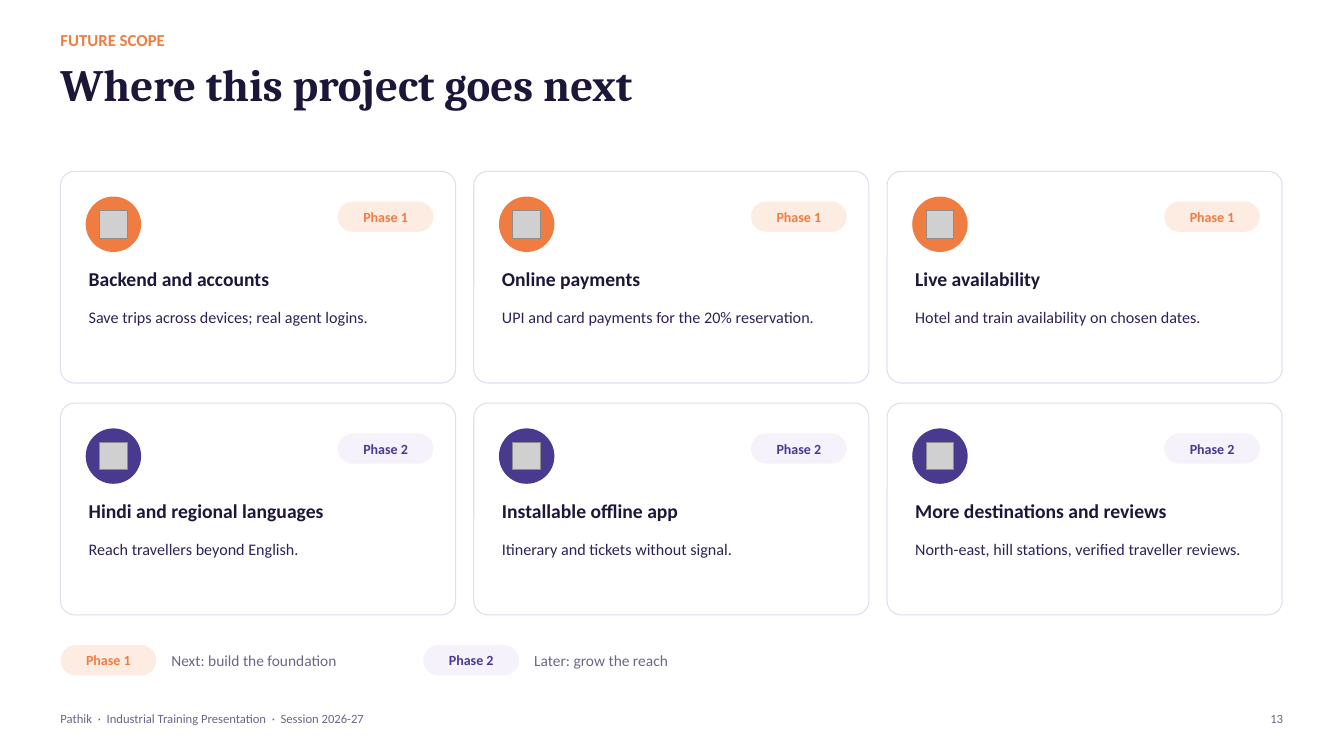
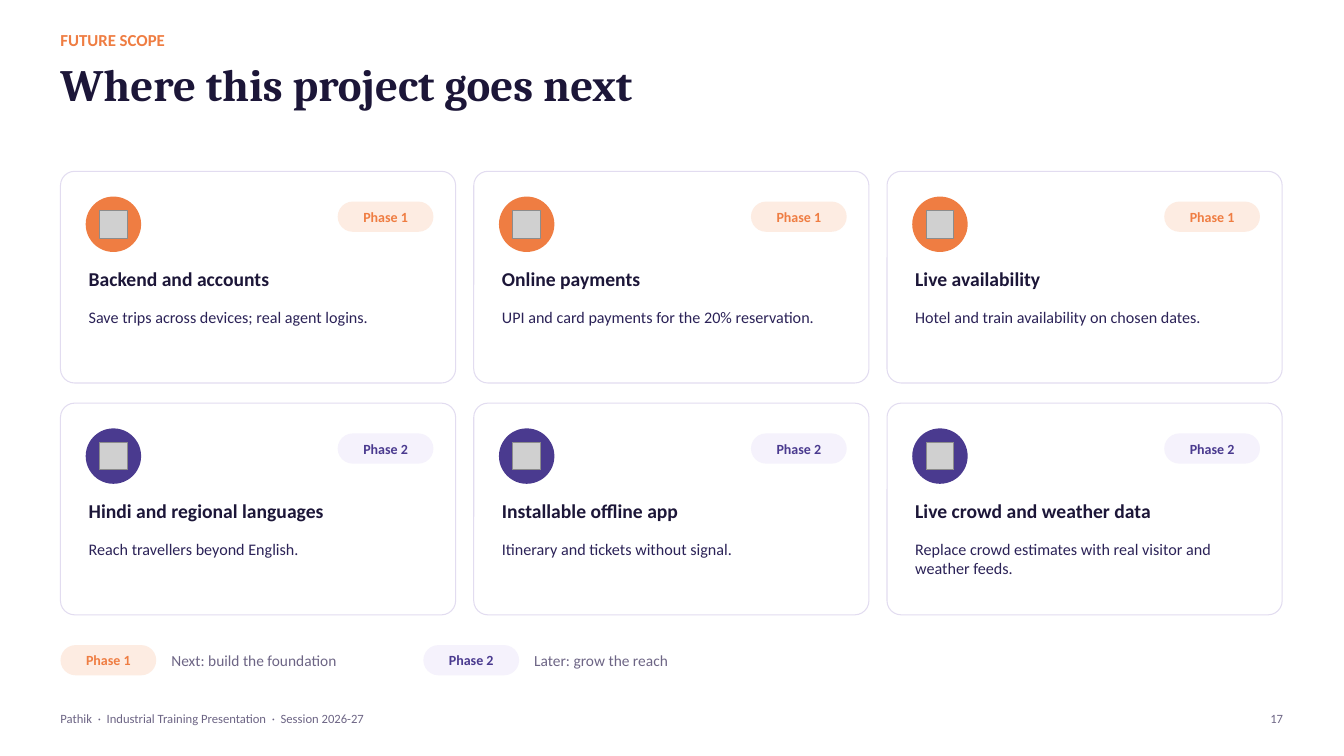
Before and after one commit to Hanu2908/intership_project, a slide deck: slide 17 of docs/presentation/Pathik_Project_Presentation.pptx (slide 13 before the commit). Drawn at 1344x756 pixels with LibreOffice and Linux fonts; fonts in the diff are those of the drawing; grey boxes stand for pictures; background and template pictures are left out. Boxes give left, top, right and bottom in pixels: in the first picture for what was removed or moved away, otherwise in the second. Text is boxed around its words. In the diff, an @@ line names an element or a change of style, - is before the commit and + after.

```diff
--- a/docs/presentation/Pathik_Project_Presentation.pptx
+++ b/docs/presentation/Pathik_Project_Presentation.pptx
@@ text at [915,504,1150,518]: text changed @@
-More destinations and reviews
+Live crowd and weather data
@@ text at [915,543,1211,574]: text changed @@
-North-east, hill stations, verified traveller reviews.
+Replace crowd estimates with real visitor and weather feeds.
@@ text at [1270,715,1283,723]: text changed @@
-13
+17
```
Also in this commit, not shown: 10 other slides changed, 4 slides added.
